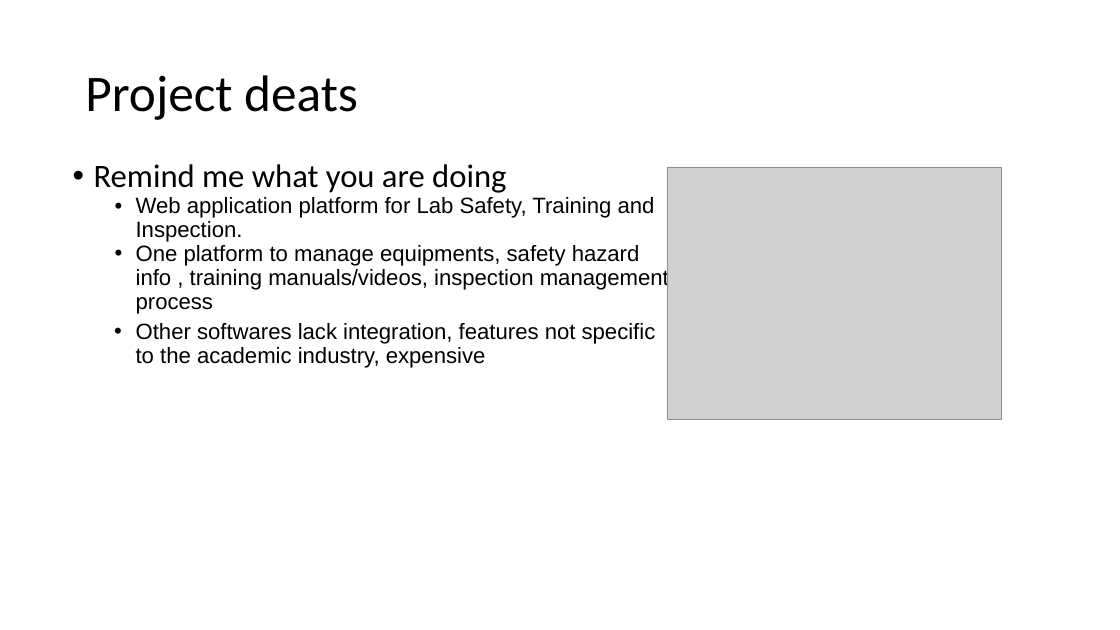
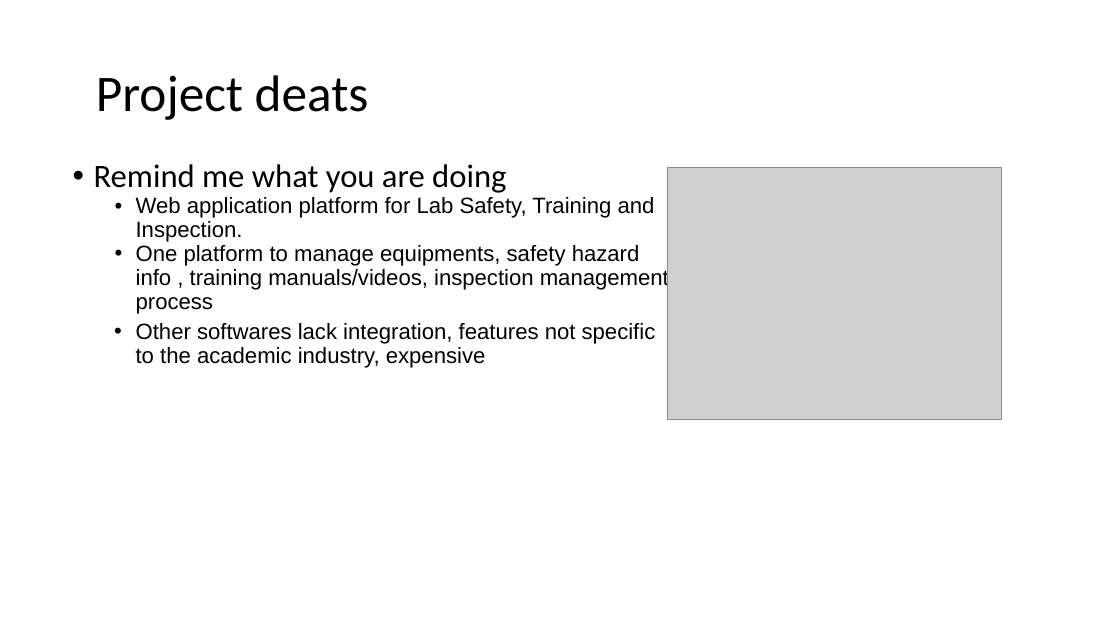
Before and after one commit to Capstone2019-ZAM/LabFiz, a slide deck: slide 2 of Documentation/P02 - 400 - Bi-Weekly Scrum 1.pptx. Drawn at 1120x630 pixels with LibreOffice and Linux fonts; fonts in the diff are those of the drawing; grey boxes stand for pictures. Boxes give left, top, right and bottom in pixels: in the first picture for what was removed or moved away, otherwise in the second. Text is boxed around its words. In the diff, an @@ line names an element or a change of style, - is before the commit and + after.

```diff
--- a/Documentation/P02 - 400 - Bi-Weekly Scrum 1.pptx
+++ b/Documentation/P02 - 400 - Bi-Weekly Scrum 1.pptx
@@ title "Project deats": place and size @@
-title "Project deats" at bbox=[85, 75, 358, 120]
+title "Project deats" at bbox=[96, 75, 369, 120]
```
Also in this commit, not shown: 7 other files.
